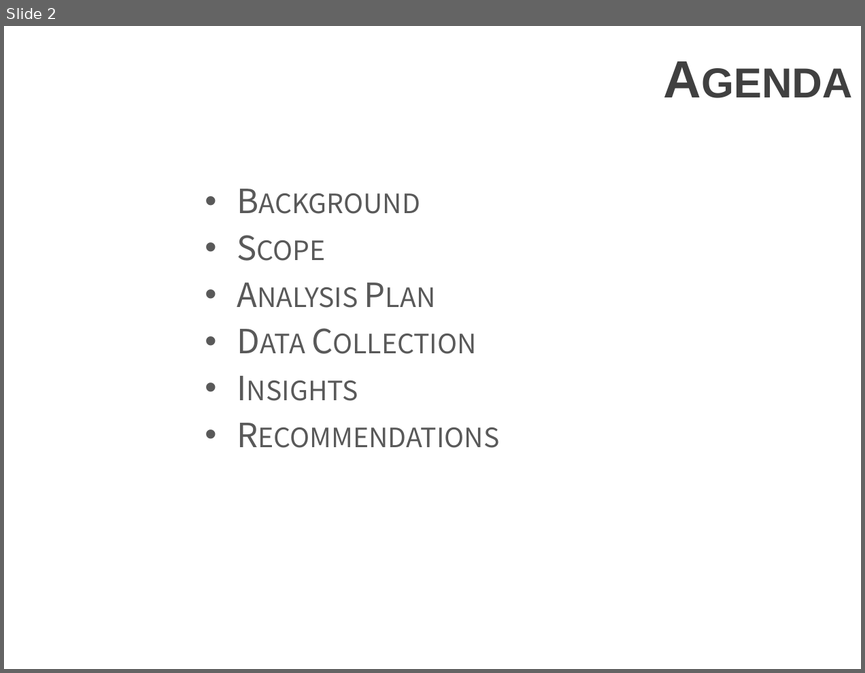
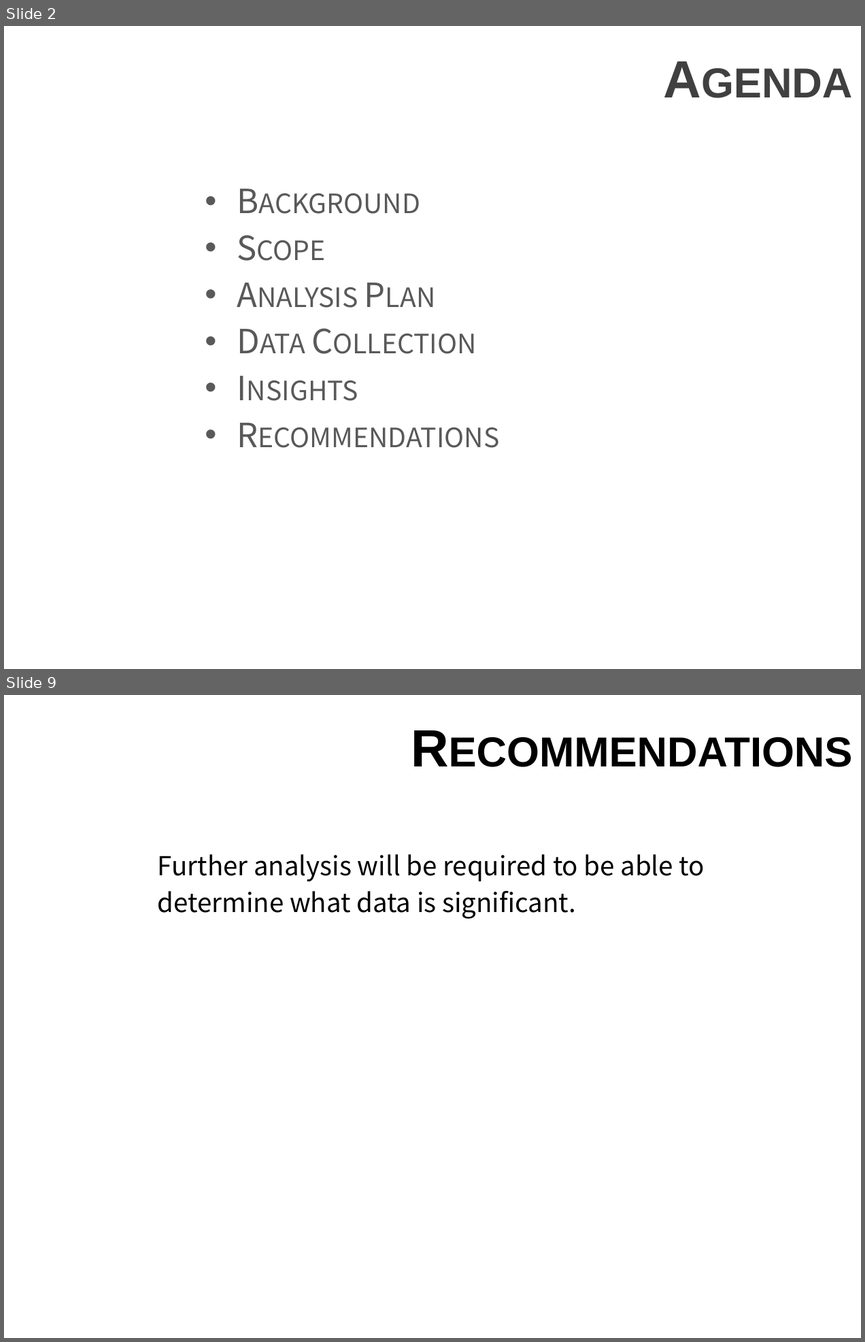
Before and after one commit to rjmclain1/DA1018UTA, a slide deck: C5T1_CreditOne.pptx. Shown one above the other, each under a label of ours: slide 2 before the commit, slides 2 and 9 after it; the slides between them are not shown. The pictures are 865x673 and 865x1342 pixels, drawn with LibreOffice and Linux fonts; fonts in the diff are those of the drawing; background and template pictures are left out. Boxes give left, top, right and bottom in pixels: in the first picture for what was removed or moved away, otherwise in the second. Text is boxed around its words. In the diff, an @@ line names an element or a change of style, - is before the commit and + after.

```diff
--- a/C5T1_CreditOne.pptx
+++ b/C5T1_CreditOne.pptx
@@ slide 9 added at [4,695,861,1338], background picture (left out) @@
@@ title added at [4,697,861,795], 44 pt, text #000000, bold, small capitals @@
+Recommendations
@@ text added at [158,854,704,919], 22 pt, text #000000 @@
+Further analysis will be required to be able to
+determine what data is significant.
```
Also in this commit, not shown: 1 slide changed, 5 other slides added, 5 slides removed.
